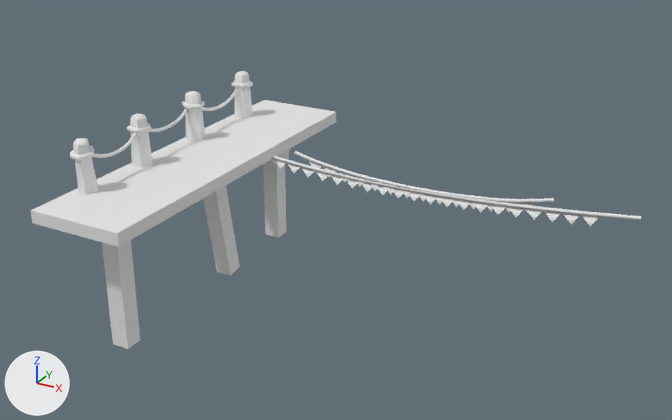
A saved change to the FBX model Assets/Models/Environment.fbx.
Both versions are drawn from a 50 mm lens placed at (7.5, -16.06, 6.89), pointed at (-0.65, -1.25, -0.51). The axes (+X, +Y, +Z) are drawn at lower left. The lights are the same throughout. Where no turn or scale is listed for an object, it has been applied to the vertices.

In view in the first picture: 'Guirlande', 'GuirlandeLong', 'PlatformLong'.
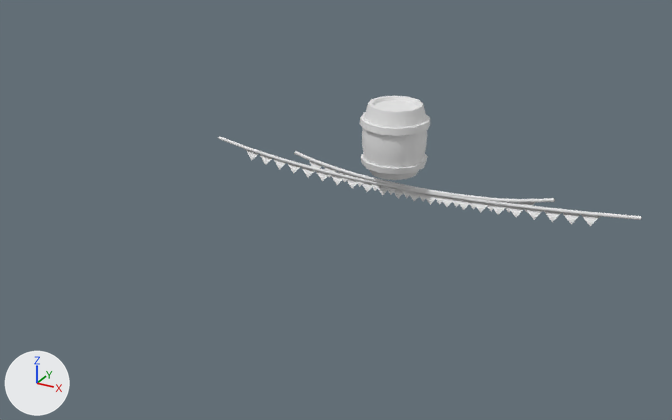
Changed parts and their boxes (x1, y1, x2, y2) in the pictures (672 x 420 px):
```json
{"object": "PlatformLong", "change": "deleted", "before": [31, 71, 336, 349]}
{"object": "Barrel", "change": "added", "after": [360, 96, 430, 180]}
```

Edits to the scene script, one JSON object a line:
```json
{"op": "add", "block": "me_circle_011_1", "code": ["me_circle_011_1 = bpy.data.meshes.new('Circle.011')", "me_circle_011_1.from_pydata(...)  # 168 vertices, 158 faces; spans x -0.705..0.705, y -0.705..0.705, z 0.0..1.435", "me_circle_011_1.materials.append(mat_wood)  # white #e7e7e7"]}
{"op": "remove", "block": "ob_platformlong", "code": ["ob_platformlong = bpy.data.objects.new('PlatformLong', me_plane_002)", "ob_platformlong.location = (0.0, 0.0, 0.0)"]}
{"op": "add", "block": "ob_barrel", "code": ["ob_barrel = bpy.data.objects.new('Barrel', me_circle_011_1)", "ob_barrel.location = (0.0, 0.0, 0.0)"]}
```
